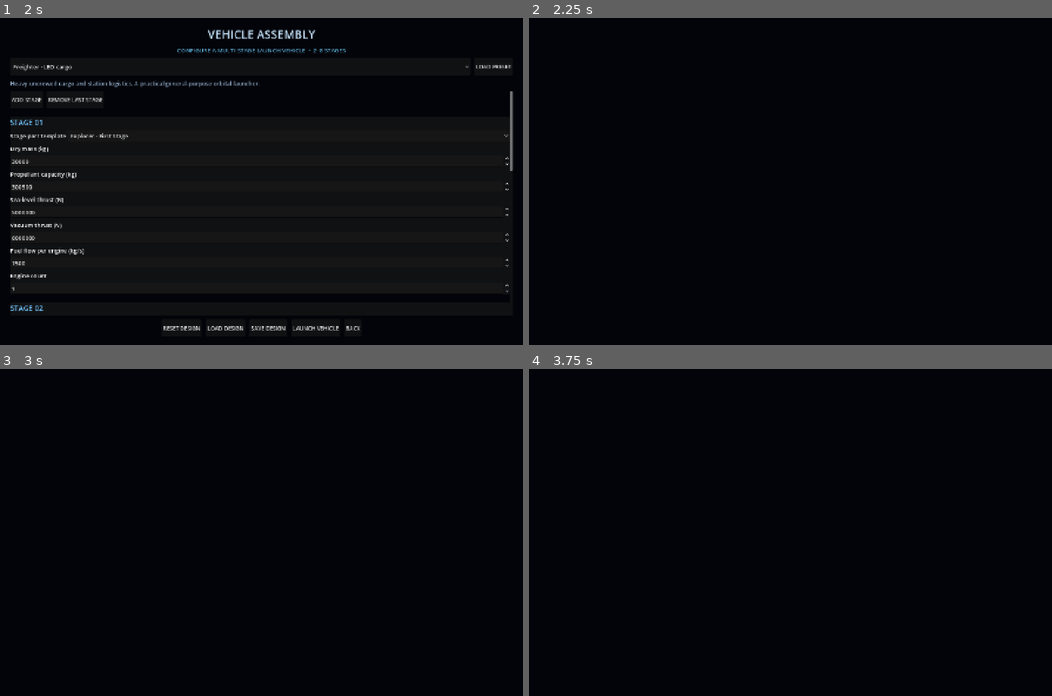
Above: before the commit, frames 1-4 (two rows, left to right).
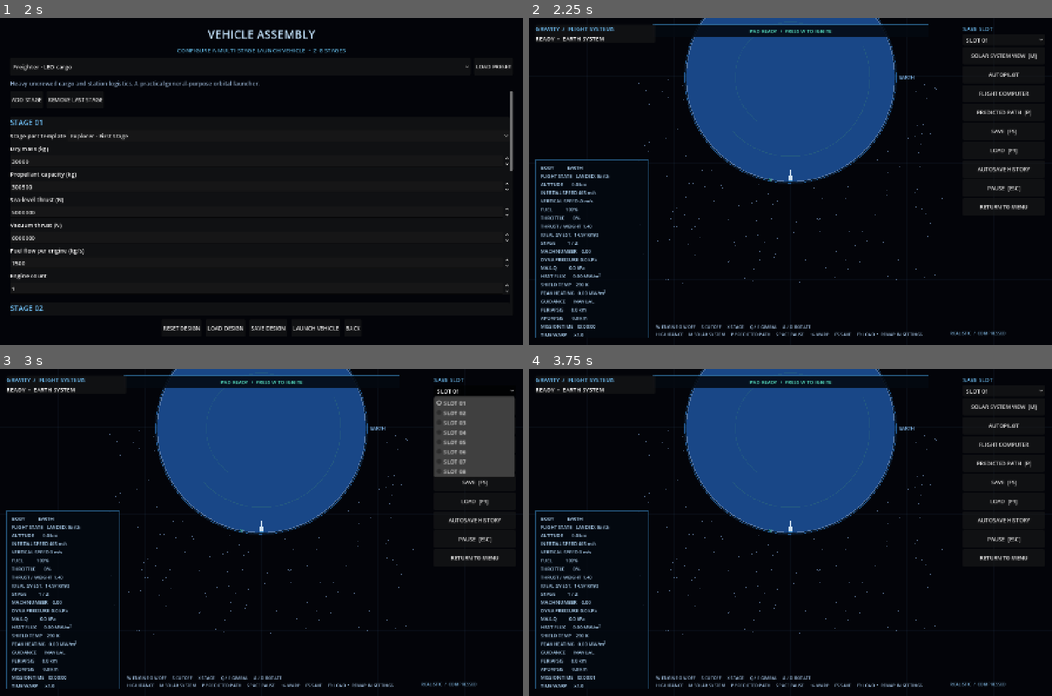
Above: after the commit, the same moments.

Repository: Blagos1195/Gravity-simulator
Game: Godot game, scene res://scenes/main.tscn
The game is run twice, just before and just after one commit, with the same random seed, the same clock (stepped at 60 frames per second) and the same inputs.
Inputs (mouse positions are in pixels of both pictures, inside the frame that each line leads up to):
- Up to frame 1 (2 s): click "NEW GAME" at 0.5 s; click "CONTINUE TO ROCKET BUILDER" at 1.25 s
- Up to frame 2 (2.25 s): click "LAUNCH VEHICLE" at 2 s
- Up to frame 3 (3 s): click (475, 391) at 2.75 s, where only the run after the commit has a clickable "SLOT 01"
- Up to frame 4 (3.75 s): click (1004, 408) at 3.5 s, where only the run after the commit has a clickable "SOLAR SYSTEM VIEW [M]"

Frame 1 is identical in both runs. In frame 2, 20% of the frame differs, in the area x 1-99%, y 0-98%; in frame 3, 24%; in frame 4, 20%.
Error before the commit: Parse Error: Identifier "target_orbit_speed" not declared in the current scope. (res://scripts/simulation_view.gd:862)

Commit message:
Scale orbital control and burn thresholds to each body

Diff:
--- a/Gravity/scripts/simulation_view.gd
+++ b/Gravity/scripts/simulation_view.gd
@@ -258,7 +258,8 @@
 				var arrival_position := _relative_position_to_body(arrival_state)
 				var arrival_velocity: Vector2 = velocity + thrust_impulse - arrival_state.velocity
 				var arrival_orbit := FlightComputer.orbital_state(arrival_position, arrival_velocity, G * float(arrival_state.mass))
-				if bool(arrival_orbit.get("bound", false)) and float(arrival_orbit.get("periapsis", 0.0)) > float(arrival_state.radius) + 50000.0:
+				var arrival_minimum_safe_altitude := FlightComputer.minimum_safe_orbit_altitude(str(arrival_state.get("name", "")), float(arrival_state.radius))
+				if bool(arrival_orbit.get("bound", false)) and float(arrival_orbit.get("periapsis", 0.0)) > float(arrival_state.radius) + arrival_minimum_safe_altitude:
 					autopilot_phase = "COAST_TO_TARGET"
 				else:
 					_fail_autopilot("ARRIVAL BURN DID NOT PRODUCE A SAFE ORBIT")
@@ -820,28 +821,27 @@
 		gimbal_angle = 0.0
 		var orbit := FlightComputer.orbital_state(guidance_position, guidance_velocity, G * float(guidance_body.mass))
 		var target_radius := float(guidance_body.radius) + guidance_orbit_altitude
+		var target_orbit_speed := FlightComputer.circular_orbit_speed(target_radius, G * float(guidance_body.mass))
+		var orbit_target_tolerance := FlightComputer.orbit_radius_tolerance(target_radius)
 		var prograde := guidance_velocity.normalized() if guidance_velocity.length() > 1.0 else tangent
 		match autopilot_phase:
 			"ASCENT":
 				status_message = "AUTOPILOT  •  ASCENT TO %.0f KM" % (guidance_orbit_altitude / 1000.0)
 				var ascent_orbit_periapsis := float(orbit.get("periapsis", 0.0))
 				var ascent_orbit_radial_speed := absf(float(orbit.get("radial_speed", 0.0)))
-				var orbit_target_tolerance := FlightComputer.orbit_radius_tolerance(target_radius)
-				var target_orbit_speed := FlightComputer.circular_orbit_speed(target_radius, G * float(guidance_body.mass))
-				var radial_speed_tolerance := maxf(0.1, minf(10.0, target_orbit_speed * 0.001))
 				var already_in_stable_orbit := bool(orbit.get("bound", false)) and ascent_orbit_periapsis > float(guidance_body.radius) + minimum_safe_altitude and ascent_orbit_radial_speed < maxf(1.0, target_orbit_speed * 0.01)
 				var reached_parking_orbit := already_in_stable_orbit and float(orbit.get("apoapsis", 0.0)) >= target_radius - maxf(orbit_target_tolerance, minf(25000.0, target_radius * 0.002))
 				if reached_parking_orbit and not destination_is_local:
 					thrust_key_down = false
 					autopilot_phase = "PLAN_TRANSFER"
-				elif reached_parking_orbit and destination_is_local and absf(guidance_position.length() - target_radius) < maxf(500.0, target_radius * 0.002):
+				elif reached_parking_orbit and destination_is_local and absf(guidance_position.length() - target_radius) < orbit_target_tolerance:
 					thrust_key_down = false
 					autopilot_phase = "COMPLETE"
 					autopilot_complete = true
 				elif already_in_stable_orbit:
 					thrust_key_down = false
 					autopilot_phase = "CIRCULARISE"
-				elif bool(orbit.get("bound", false)) and float(orbit.get("apoapsis", 0.0)) >= target_radius - 25000.0:
+				elif bool(orbit.get("bound", false)) and float(orbit.get("apoapsis", 0.0)) >= target_radius - maxf(orbit_target_tolerance, minf(25000.0, target_radius * 0.002)):
 					thrust_key_down = false
 					autopilot_phase = "COAST"
 				else:
@@ -910,7 +910,7 @@
 				var target_orbit_tolerance := FlightComputer.orbit_radius_tolerance(target_radius)
 				var circularised_periapsis: float = float(circularised_orbit.get("periapsis", 0.0))
 				var circularised_apoapsis: float = float(circularised_orbit.get("apoapsis", INF))
-				var circularisation_complete: bool = bool(target_orbit_plan.get("valid", false)) and target_burn_delta_v <= 1.0 and bool(circularised_orbit.get("bound" …(200 unchanged characters)…
+				var circularisation_complete: bool = bool(target_orbit_plan.get("valid", false)) and target_burn_delta_v <= FlightComputer.BURN_COMPLETION_TOLERANCE and bool(circularised_orbit.get("bound" …(200 unchanged characters)…
 				if not bool(target_orbit_plan.get("valid", false)):
 					thrust_key_down = false
 					_fail_autopilot("ORBIT INSERTION HAS AN INVALID STATE")
@@ -944,7 +944,7 @@
 					autopilot_burn_remaining = float(transfer_plan.get("departure_delta_v", 0.0))
 					autopilot_transfer_duration = float(transfer_plan.get("transfer_time", 0.0))
 					autopilot_transfer_start_time = -1.0
-					if autopilot_burn_remaining <= 1.0:
+					if autopilot_burn_remaining <= FlightComputer.BURN_COMPLETION_TOLERANCE:
 						autopilot_transfer_start_time = sim_time
 						autopilot_phase = "TRANSFER_COAST"
 					else:
@@ -967,7 +967,7 @@
 				status_message = "AUTOPILOT  •  PLANNED MANOEUVRE  %.0f M/S" % autopilot_burn_remaining
 				var manoeuvre_rotation := autopilot_burn_direction.angle() - Vector2.UP.angle()
 				rotation_angle = lerp_angle(rotation_angle, manoeuvre_rotation, clampf(dt * 1.5, 0.0, 1.0))
-				thrust_key_down = propellant_available and autopilot_burn_remaining > 1.0 and absf(angle_difference(rotation_angle, manoeuvre_rotation)) < deg_to_rad(1.0)
+				thrust_key_down = propellant_available and autopilot_burn_remaining > FlightComputer.BURN_COMPLETION_TOLERANCE and absf(angle_difference(rotation_angle, manoeuvre_rotation)) < deg_to_rad(1.0)
 				if not propellant_available and stage_index >= rocket_stages.size() - 1:
 					_fail_autopilot("OUT OF PROPELLANT DURING MANOEUVRE")
 			"ROUTE_COAST":
@@ -995,7 +995,7 @@
 				status_message = "AUTOPILOT  •  EXECUTING NODE %d  •  %.0f M/S" % [autopilot_route_node_index + 1, autopilot_burn_remaining]
 				var route_rotation := autopilot_burn_direction.angle() - Vector2.UP.angle()
 				rotation_angle = lerp_angle(rotation_angle, route_rotation, clampf(dt * 1.5, 0.0, 1.0))
-				thrust_key_down = propellant_available and autopilot_burn_remaining > 0.1 and absf(angle_difference(rotation_angle, route_rotation)) < deg_to_rad(1.0)
+				thrust_key_down = propellant_available and autopilot_burn_remaining > FlightComputer.BURN_COMPLETION_TOLERANCE and absf(angle_difference(rotation_angle, route_rotation)) < deg_to_rad(1.0)
 				if not propellant_available and stage_index >= rocket_stages.size() - 1:
 					_fail_autopilot("OUT OF PROPELLANT DURING ROUTE BURN")
 			"TRANSFER_BURN":
@@ -1003,7 +1003,7 @@
 				var injection_direction := autopilot_burn_direction if autopilot_burn_direction.length_squared() > 0.5 else tangent * autopilot_transfer_direction
 				var injection_rotation := injection_direction.angle() - Vector2.UP.angle()
 				rotation_angle = lerp_angle(rotation_angle, injection_rotation, clampf(dt * 1.5, 0.0, 1.0))
-				thrust_key_down = propellant_available and autopilot_burn_remaining > 1.0 and absf(angle_difference(rotation_angle, injection_rotation)) < deg_to_rad(1.0)
+				thrust_key_down = propellant_available and autopilot_burn_remaining > FlightComputer.BURN_COMPLETION_TOLERANCE and absf(angle_difference(rotation_angle, injection_rotation)) < deg_to_rad(1.0)
 				if not propellant_available and stage_index >= rocket_stages.size() - 1:
 					_fail_autopilot("OUT OF PROPELLANT DURING DEPARTURE BURN")
 			"TRANSFER_COAST":
@@ -1030,14 +1030,15 @@
 				var approach_relative_velocity: Vector2 = velocity - approach_target_state.velocity
 				var arrival_orbit := FlightComputer.orbital_state(approach_relative_position, approach_relative_velocity, G * float(approach_target_state.mass))
 				var approach_radial_speed := float(arrival_orbit.get("radial_speed", 0.0))
+				var approach_speed_tolerance := maxf(0.1, minf(10.0, FlightComputer.circular_orbit_speed(float(approach_target_state.radius) + autopilot_target_altitude, G * float(approach_target_state.mass)) * 0.001))
 				status_message = "AUTOPILOT  •  ARRIVAL AT %s  •  ALT %.0f KM" % [str(approach_target_state.name).to_upper(), (approach_relative_position.length() - float(approach_target_state.radius)) / 1000.0]
-				if approach_radial_speed >= -10.0:
+				if approach_radial_speed >= -approach_speed_tolerance:
 					_begin_arrival_capture(approach_target_state)
 			"ARRIVAL_CAPTURE_BURN":
 				status_message = "AUTOPILOT  •  CAPTURING AT %s  •  %.0f M/S" % [_autopilot_target_body_name().to_upper(), autopilot_burn_remaining]
 				var capture_rotation := autopilot_burn_direction.angle() - Vector2.UP.angle()
 				rotation_angle = lerp_angle(rotation_angle, capture_rotation, clampf(dt * 1.5, 0.0, 1.0))
-				thrust_key_down = propellant_available and autopilot_burn_remaining > 1.0 and absf(angle_difference(rotation_angle, capture_rotation)) < deg_to_rad(1.0)
+				thrust_key_down = propellant_available and autopilot_burn_remaining > FlightComputer.BURN_COMPLETION_TOLERANCE and absf(angle_difference(rotation_angle, capture_rotation)) < deg_to_rad(1.0)
 				if not propellant_available and stage_index >= rocket_stages.size() - 1:
 					_fail_autopilot("OUT OF PROPELLANT DURING ARRIVAL CAPTURE")
 			"LANDING_DESCENT":
